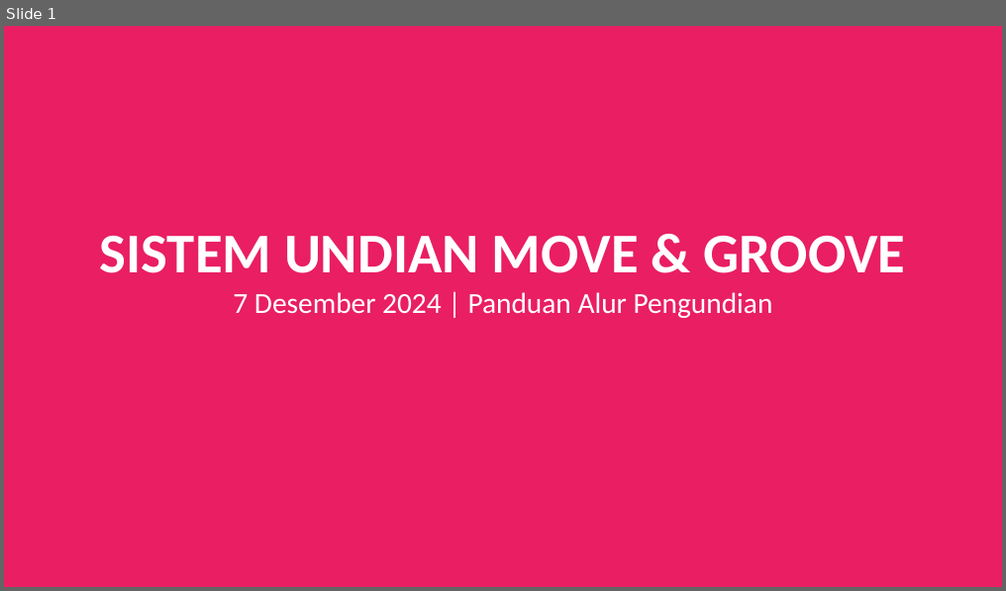
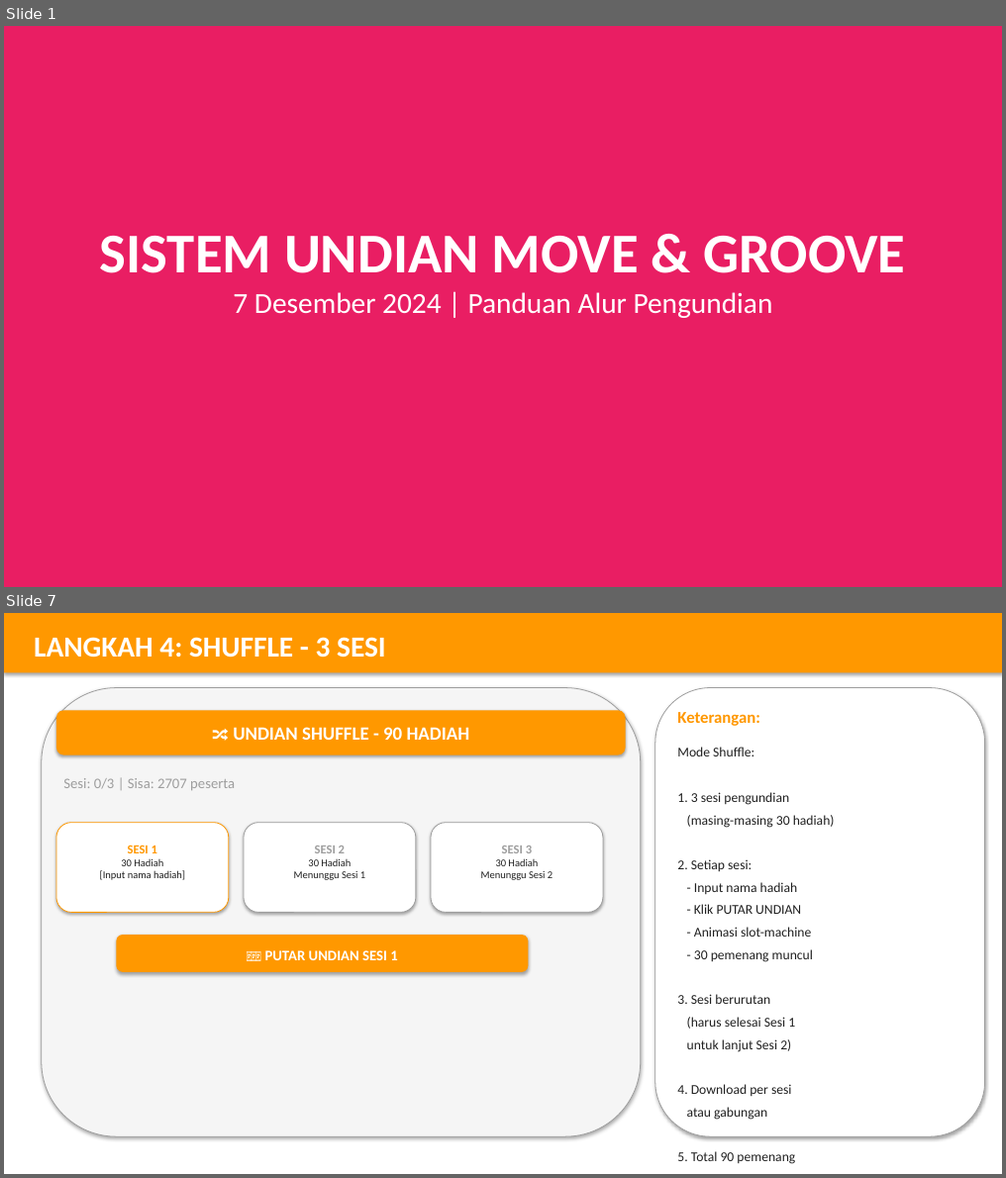
Before and after one commit to Wahyoe-underscore/LotteryStream, a slide deck: MoveGroove_Flow_Presentation.pptx. Shown one above the other, each under a label of ours: slide 1 before the commit, slides 1 and 7 after it; the slides between them are not shown. The pictures are 1006x591 and 1006x1178 pixels, drawn with LibreOffice and Linux fonts; fonts in the diff are those of the drawing. Boxes give left, top, right and bottom in pixels: in the first picture for what was removed or moved away, otherwise in the second. Text is boxed around its words. In the diff, an @@ line names an element or a change of style, - is before the commit and + after.

```diff
--- a/MoveGroove_Flow_Presentation.pptx
+++ b/MoveGroove_Flow_Presentation.pptx
@@ slide 7 added at bbox=[4, 613, 1002, 1174], background #FFFFFF @@
@@ rectangle added at bbox=[4, 613, 1002, 672], fill #FF9800 @@
@@ text added at bbox=[34, 637, 386, 658], 28 pt, text #FFFFFF, bold @@
+LANGKAH 4: SHUFFLE - 3 SESI
@@ rounded rectangle added at bbox=[42, 688, 641, 1137], fill #F5F5F5, outline #9E9E9E 0.75 pt @@
@@ rounded rectangle added at bbox=[655, 688, 985, 1137], fill #FFFFFF, outline #9E9E9E 0.75 pt @@
@@ rounded rectangle added at bbox=[56, 710, 626, 756], fill #FF9800 @@
@@ text added at bbox=[233, 727, 470, 740], 18 pt, text #FFFFFF, bold @@
+🔀 UNDIAN SHUFFLE - 90 HADIAH
@@ text added at bbox=[677, 712, 760, 726], 16 pt, text #FF9800, bold @@
+Keterangan:
@@ text added at bbox=[677, 747, 835, 1120], 13 pt, text #212121 @@
+Mode Shuffle:
+1. 3 sesi pengundian
+(masing-masing 30 hadiah)
+2. Setiap sesi:
+- Input nama hadiah
+- Klik PUTAR UNDIAN
+- Animasi slot-machine
+- 30 pemenang muncul
+3. Sesi berurutan
+(harus selesai Sesi 1
+untuk lanjut Sesi 2)
+4. Download per sesi
+atau gabungan
+5. Total 90 pemenang
@@ text added at bbox=[63, 778, 235, 790], 14 pt, text #9E9E9E @@
+Sesi: 0/3 | Sisa: 2707 peserta
@@ rounded rectangle added at bbox=[56, 823, 229, 912], fill #FFFFFF, outline #FF9800 0.75 pt @@
@@ text added at bbox=[100, 845, 185, 880], 10 pt, text #212121 @@
+SESI 1
+30 Hadiah
+[Input nama hadiah]
@@ rounded rectangle added at bbox=[244, 823, 416, 912], fill #FFFFFF, outline #9E9E9E 0.75 pt @@
@@ text added at bbox=[294, 846, 365, 880], 10 pt, text #212121 @@
+SESI 2
+30 Hadiah
+Menunggu Sesi 1
@@ rounded rectangle added at bbox=[431, 823, 603, 912], fill #FFFFFF, outline #9E9E9E 0.75 pt @@
@@ text added at bbox=[481, 846, 552, 880], 10 pt, text #212121 @@
+SESI 3
+30 Hadiah
+Menunggu Sesi 2
@@ rounded rectangle added at bbox=[116, 935, 528, 972], fill #FF9800 @@
@@ text added at bbox=[265, 951, 397, 960], 14 pt, text #FFFFFF, bold @@
+🎰 PUTAR UNDIAN SESI 1
```
Also in this commit, not shown: 3 slides changed, 7 other slides added, 9 slides removed, 6 other files.
